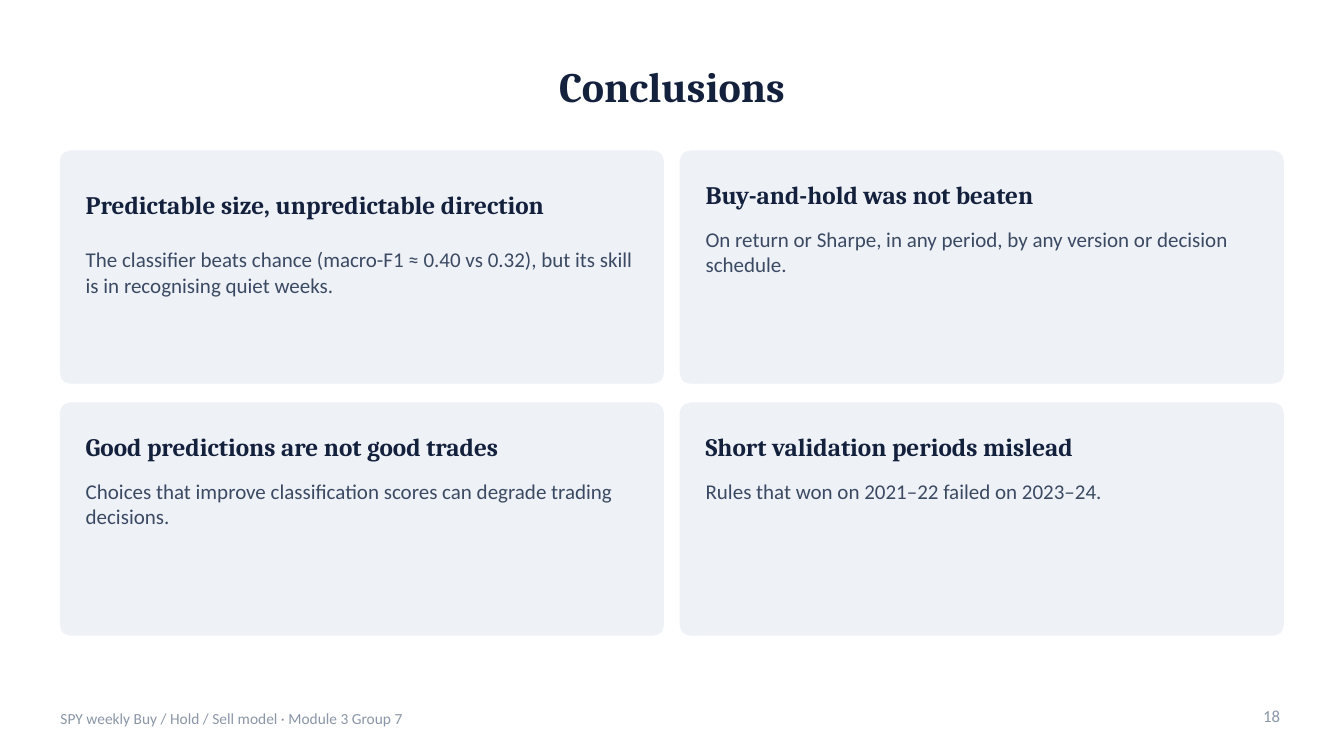
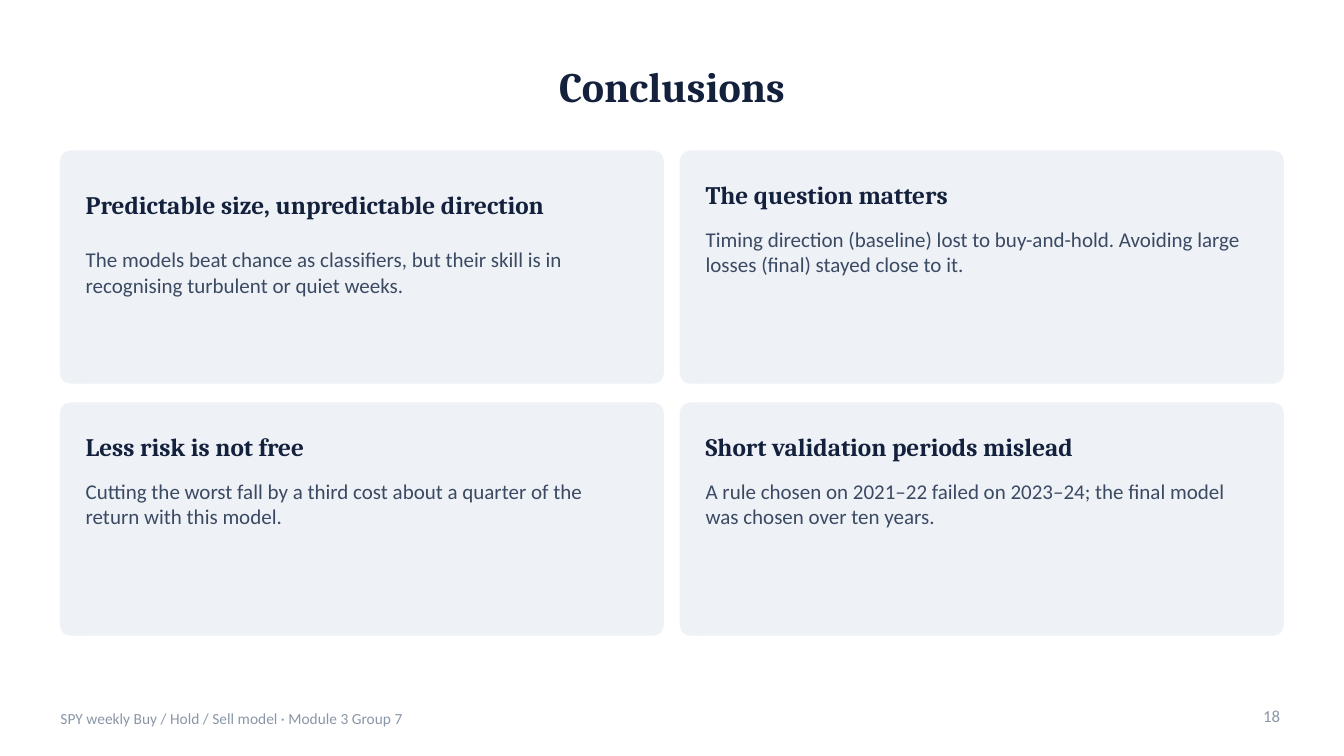
Before and after one commit to TKCH121/spy, a slide deck: slide 18 of presentation/SPY_Model_Presentation.pptx. Drawn at 1344x756 pixels with LibreOffice and Linux fonts; fonts in the diff are those of the drawing. Boxes give left, top, right and bottom in pixels: in the first picture for what was removed or moved away, otherwise in the second. Text is boxed around its words. In the diff, an @@ line names an element or a change of style, - is before the commit and + after.

```diff
--- a/presentation/SPY_Model_Presentation.pptx
+++ b/presentation/SPY_Model_Presentation.pptx
@@ text at <box>706,186,948,210</box>: text changed @@
-Buy-and-hold was not beaten
+The question matters
@@ text at <box>706,232,1239,276</box>: text changed @@
-On return or Sharpe, in any period, by any version or decision schedule.
+Timing direction (baseline) lost to buy-and-hold. Avoiding large losses (final) stayed close to it.
@@ text at <box>86,252,562,297</box>: text changed @@
-The classifier beats chance (macro-F1 ≈ 0.40 vs 0.32), but its skill is in recognising quiet weeks.
+The models beat chance as classifiers, but their skill is in recognising turbulent or quiet weeks.
@@ text at <box>86,438,304,457</box>: text changed @@
-Good predictions are not good trades
+Less risk is not free
@@ text at <box>86,484,581,524</box>: text changed @@
-Choices that improve classification scores can degrade trading decisions.
+Cutting the worst fall by a third cost about a quarter of the return with this model.
@@ text at <box>706,484,1224,528</box>: text changed @@
-Rules that won on 2021–22 failed on 2023–24.
+A rule chosen on 2021–22 failed on 2023–24; the final model was chosen over ten years.
```
Also in this commit, not shown: 16 other slides changed, 1 slide added, 1 slide removed, 8 other files.
